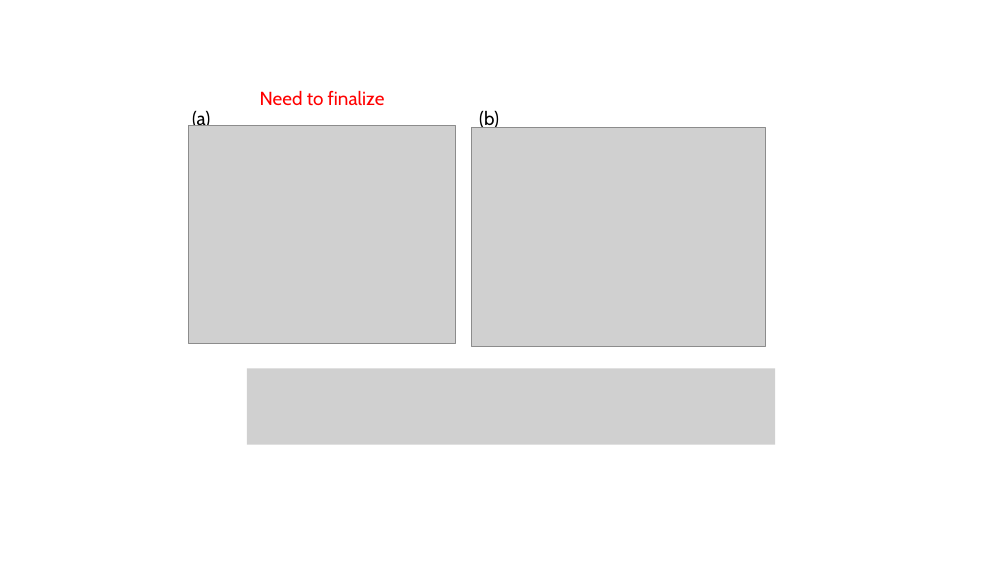
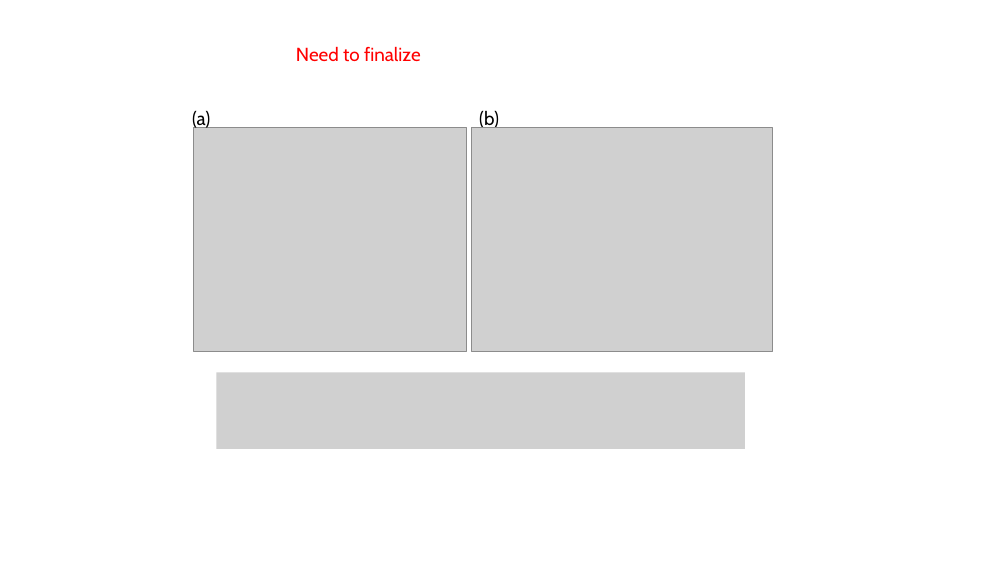
Before and after one commit to tyokokur/presentations, a slide deck: slide 4 of SYSG3_paper.pptx. Drawn at 1008x567 pixels with LibreOffice and Linux fonts; fonts in the diff are those of the drawing; grey boxes stand for pictures. Boxes give left, top, right and bottom in pixels: in the first picture for what was removed or moved away, otherwise in the second. Text is boxed around its words. In the diff, an @@ line names an element or a change of style, - is before the commit and + after.

```diff
--- a/SYSG3_paper.pptx
+++ b/SYSG3_paper.pptx
@@ text "Need to finalize": place and size @@
-text "Need to finalize" at [260, 90, 385, 106]
+text "Need to finalize" at [296, 46, 421, 62]
@@ picture: place and size @@
-picture at [189, 125, 456, 343]
+picture at [194, 128, 467, 352]
@@ picture: place and size @@
-picture at [472, 128, 765, 346]
+picture at [472, 128, 773, 352]
@@ picture: place and size @@
-picture at [247, 368, 775, 445]
+picture at [216, 373, 745, 449]
```
Also in this commit, not shown: 3 other slides changed.
